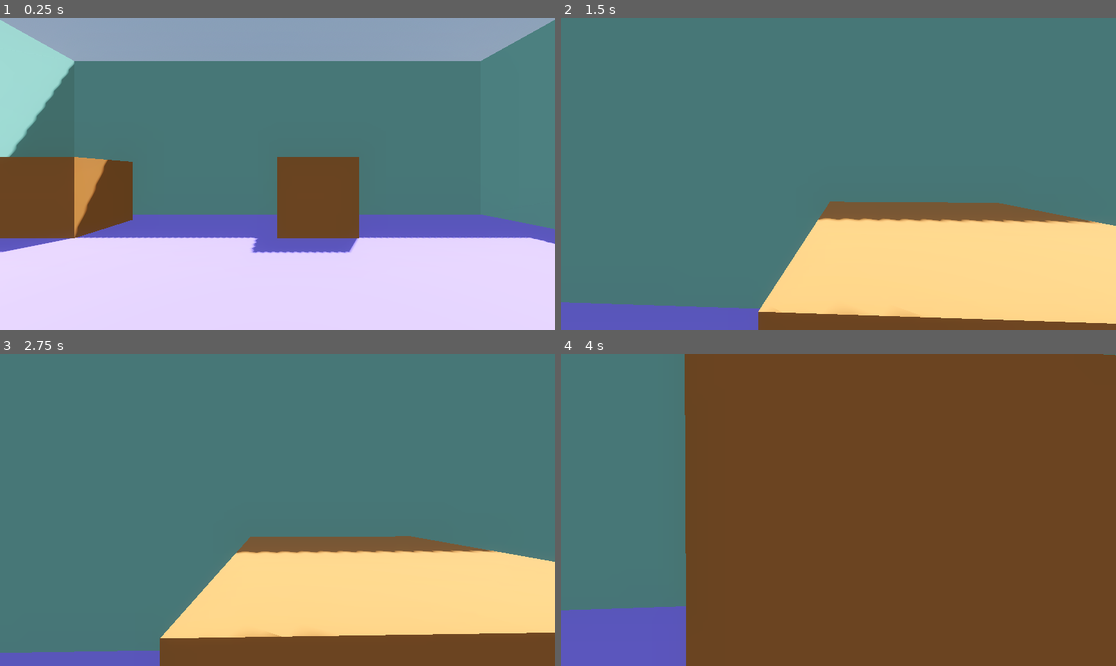
Above: before the commit, frames 1-4 (two rows, left to right).
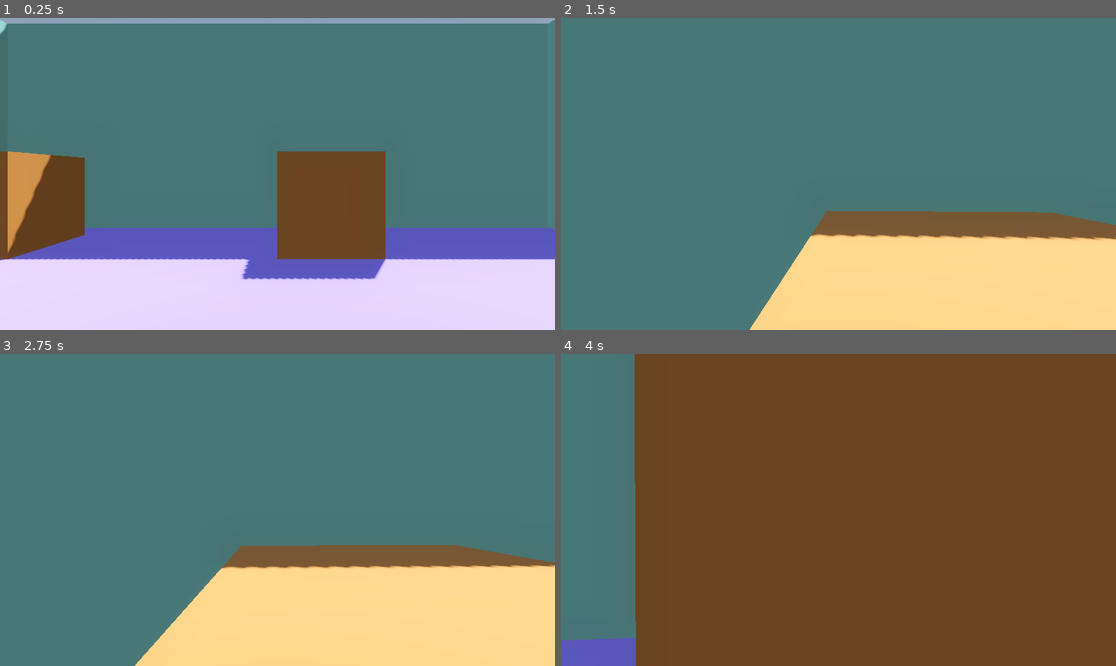
Above: after the commit, the same moments.

Repository: Tayacan/GameOff2023
Game: Godot game, scene res://scenes/playground.tscn
Two runs of this game, one before a commit and one after it. Both use one fixed random seed, a clock stepped at 60 frames per second and the inputs below.
Inputs (mouse positions are in pixels of both pictures, inside the frame that each line leads up to):
- Up to frame 1 (0.25 s): no input
- Up to frame 2 (1.5 s): tap Enter at 0.5 s; move the mouse to (866, 174) at 0.52 s; hold W (move_forward) from 0.53 s (still down); click (866, 174) at 0.6 s; tap Space (jump) at 0.77 s; move the mouse to (810, 174) at 1.27 s; click (810, 174) at 1.35 s
- Up to frame 3 (2.75 s): keep holding W (move_forward); tap Space (jump) at 1.52, 2 s; move the mouse to (288, 503) at 2.02 s; click (288, 503) at 2.1 s
- Up to frame 4 (4 s): keep holding W (move_forward); move the mouse to (832, 516) at 2.77 s; click (832, 516) at 2.85 s; tap Space (jump) at 3.02, 3.77 s; move the mouse to (877, 513) at 3.52 s; click (877, 513) at 3.6 s

The runs differ from the first frame. In frame 1, 29% of the frame differs, in the area x 0-100%, y 1-84%; in frame 2, 9.7%; in frame 3, 12%; in frame 4, 10%.

Commit message:
Change camera FOV

Diff:
--- a/player/player.tscn
+++ b/player/player.tscn
@@ -24,6 +24,7 @@
 transform = Transform3D(1, 0, 0, 0, 1, 0, 0, 0, 1, 0, 0.579977, 0)
 
 [node name="Camera3D" type="Camera3D" parent="Head"]
+fov = 60.0
 
 [node name="LookRay" type="RayCast3D" parent="Head/Camera3D"]
 target_position = Vector3(0, 0, -5)
